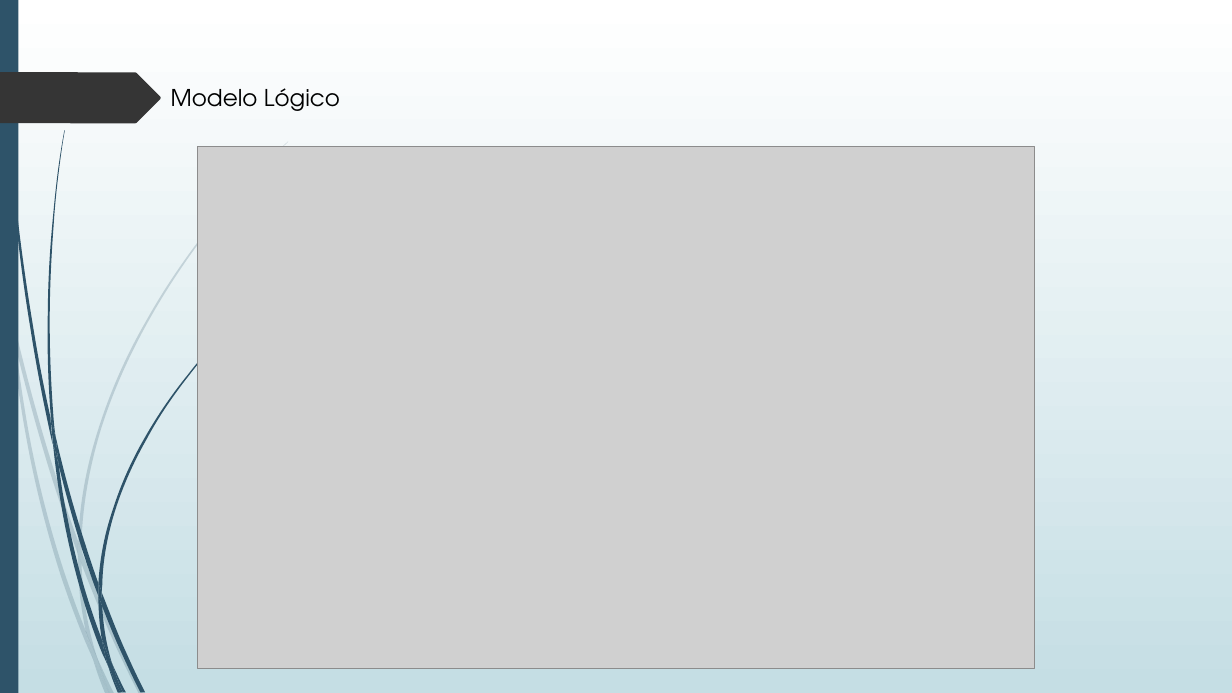
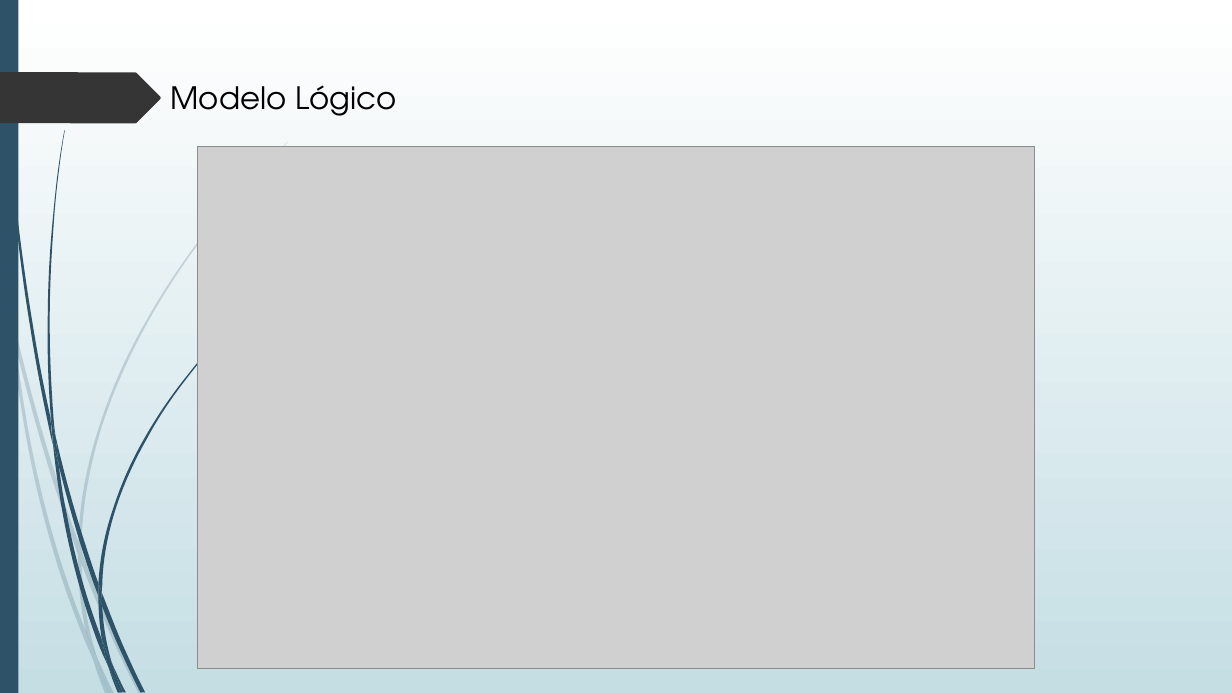
Before and after one commit to ProjetoLI4-TP1-G3-19-20/LI4, a slide deck: slide 10 of Apresentações/Apresentação1103.pptx. Drawn at 1232x693 pixels with LibreOffice and Linux fonts; fonts in the diff are those of the drawing; grey boxes stand for pictures. Boxes give left, top, right and bottom in pixels: in the first picture for what was removed or moved away, otherwise in the second. Text is boxed around its words. In the diff, an @@ line names an element or a change of style, - is before the commit and + after.

```diff
--- a/Apresentações/Apresentação1103.pptx
+++ b/Apresentações/Apresentação1103.pptx
@@ text "Modelo Lógico" at bbox=[171, 85, 396, 116]: size 18 to 24 pt @@
```
Also in this commit, not shown: 9 other slides changed, 1 other file.
